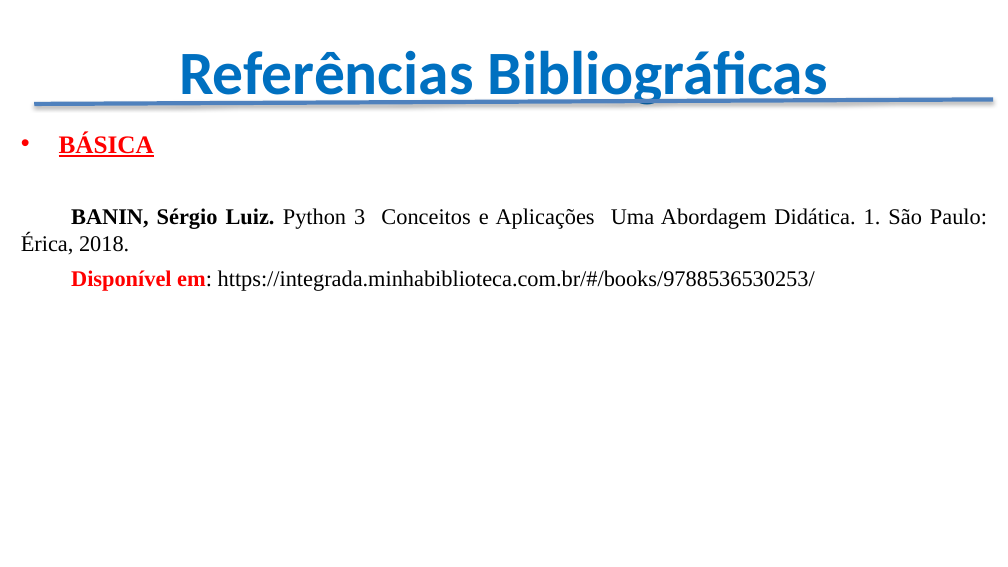
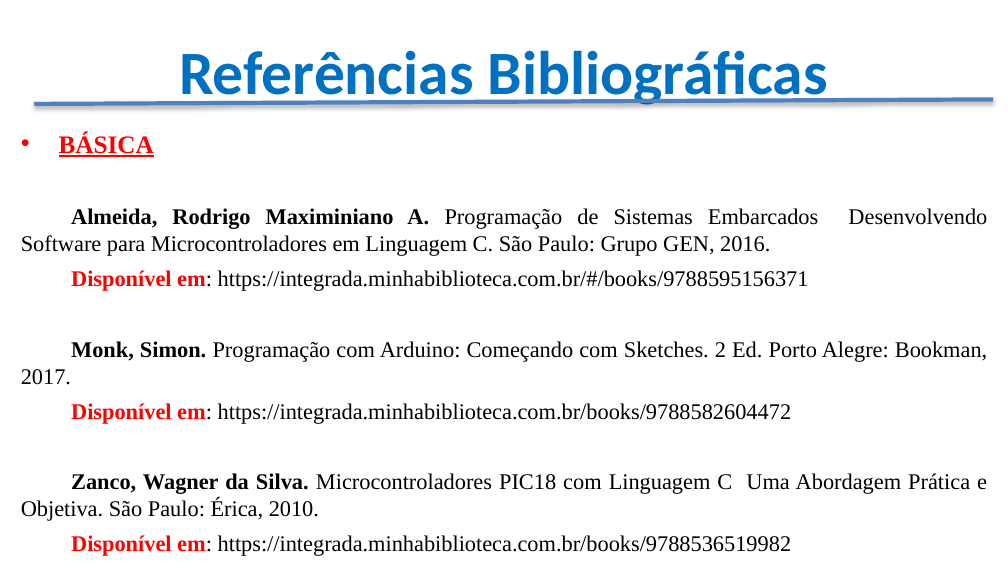
Before and after one commit to CloudEducationBrazil/WydenArea1ProgramacaoMicrocontroladores, a slide deck: slide 23 of Apresentação - Programação Microcontroladores.pptx (slide 19 before the commit). Drawn at 1008x567 pixels with LibreOffice and Linux fonts; fonts in the diff are those of the drawing; background and template pictures are left out. Boxes give left, top, right and bottom in pixels: in the first picture for what was removed or moved away, otherwise in the second. Text is boxed around its words. In the diff, an @@ line names an element or a change of style, - is before the commit and + after.

Commit message:
Apresentação da disciplina Microcontroladores.

```diff
--- a/Apresentação - Programação Microcontroladores.pptx
+++ b/Apresentação - Programação Microcontroladores.pptx
@@ text at [21, 208, 987, 556]: text changed @@
-BANIN, Sérgio Luiz. Python 3 Conceitos e Aplicações Uma Abordagem Didática. 1. São Paulo: Érica, 2018.
-Disponível em: https://integrada.minhabiblioteca.com.br/#/books/9788536530253/
+Almeida, Rodrigo Maximiniano A. Programação de Sistemas Embarcados Desenvolvendo Software para Microcontroladores em Linguagem C. São Paulo: Grupo GEN, 2016.
+Disponível em: https://integrada.minhabiblioteca.com.br/#/books/9788595156371
+Monk, Simon. Programação com Arduino: Começando com Sketches. 2 Ed. Porto Alegre: Bookman, 2017.
+Disponível em: https://integrada.minhabiblioteca.com.br/books/9788582604472
+Zanco, Wagner da Silva. Microcontroladores PIC18 com Linguagem C Uma Abordagem Prática e Objetiva. São Paulo: Érica, 2010.
+Disponível em: https://integrada.minhabiblioteca.com.br/books/9788536519982
```
Also in this commit, not shown: 11 other slides changed, 7 slides added, 2 slides removed.
